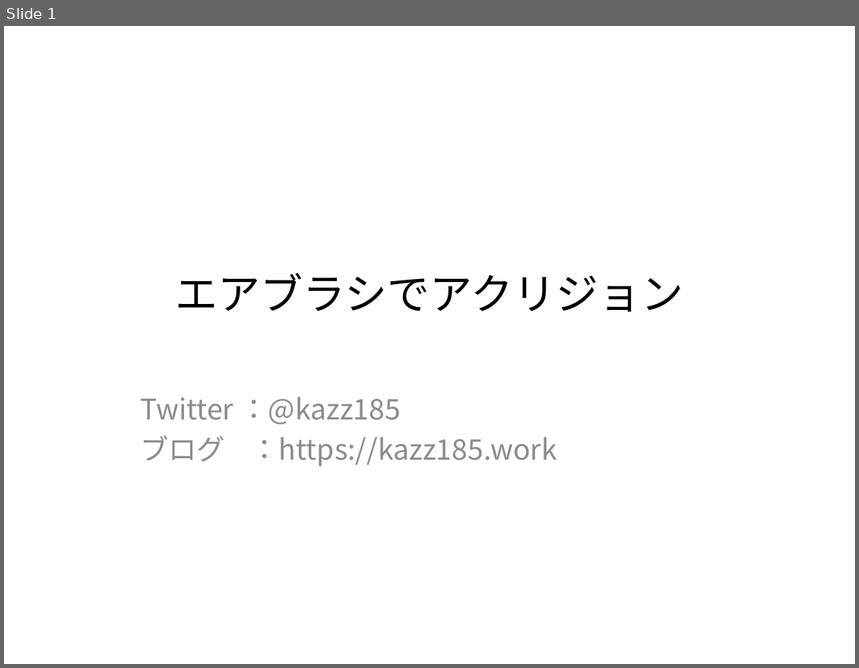
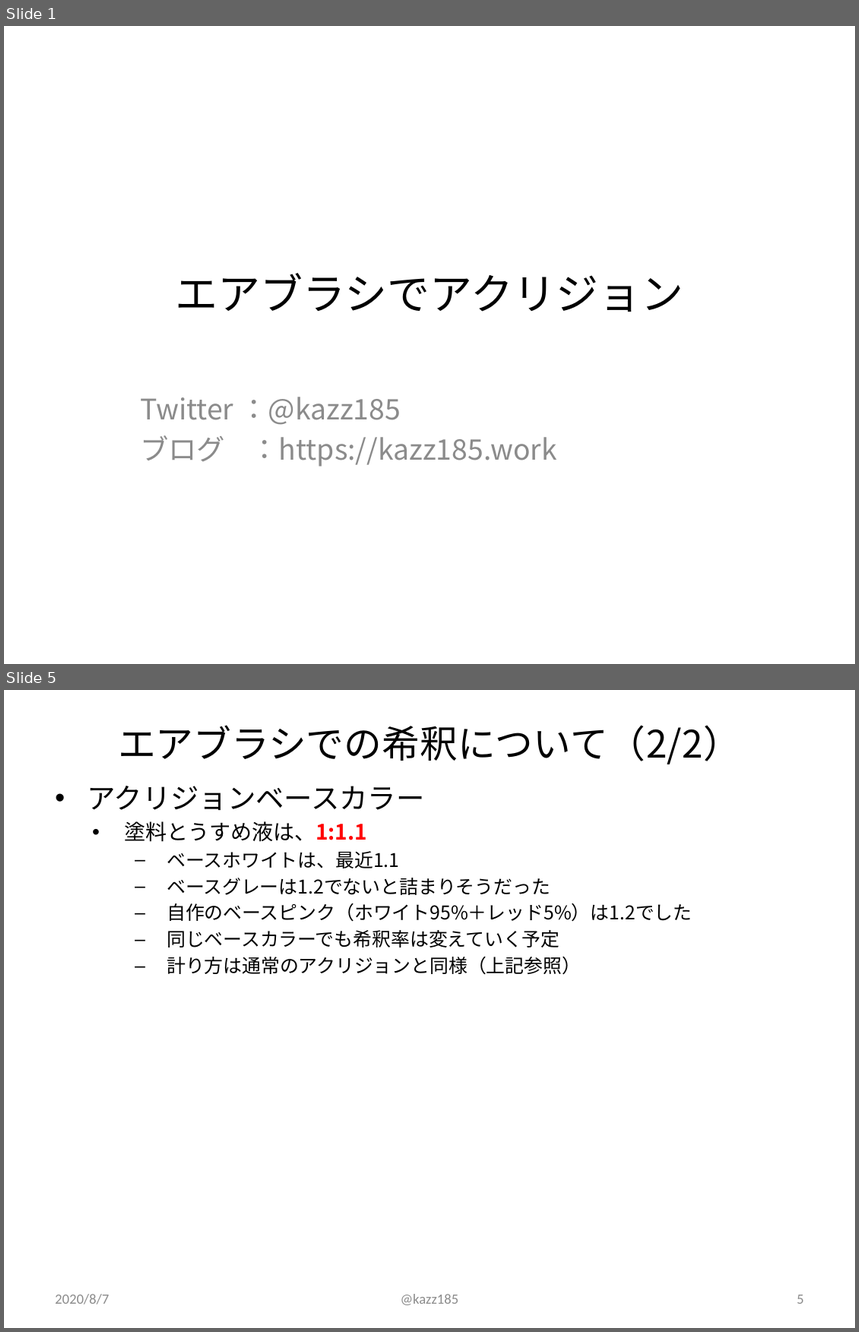
Before and after one commit to kazz185/ACRYSION-note, a slide deck: ACRYSIONwithAirbrush.pptx. Shown one above the other, each under a label of ours: slide 1 before the commit, slides 1 and 5 after it; the slides between them are not shown. The pictures are 859x668 and 859x1332 pixels, drawn with LibreOffice and Linux fonts; fonts in the diff are those of the drawing. Boxes give left, top, right and bottom in pixels: in the first picture for what was removed or moved away, otherwise in the second. Text is boxed around its words. In the diff, an @@ line names an element or a change of style, - is before the commit and + after.

Commit message:
8/7
日本語版バージョンアップ
英語版新規作成

```diff
--- a/ACRYSIONwithAirbrush.pptx
+++ b/ACRYSIONwithAirbrush.pptx
@@ slide 5 added at box(4, 690, 855, 1328), background #FFFFFF @@
@@ title added at box(118, 725, 741, 764), 32 pt, text #000000 @@
+エアブラシでの希釈について（2/2）
@@ text added at box(87, 786, 692, 975), 16 pt, text #000000 @@
+• アクリジョンベースカラー
+    • 塗料とうすめ液は、1:1.1
+      – ベースホワイトは、最近1.1
+      – ベースグレーは1.2でないと詰まりそうだった
+      – 自作のベースピンク（ホワイト95%＋レッド5%）は1.2でした
+      – 同じベースカラーでも希釈率は変えていく予定
+      – 計り方は通常のアクリジョンと同様（上記参照）
@@ text added at box(55, 1294, 109, 1305), 12 pt, text #8C8C8C @@
+2020/8/7
@@ text added at box(401, 1294, 459, 1306), 12 pt, text #8C8C8C @@
+@kazz185
@@ page number added at box(797, 1295, 804, 1304), 12 pt, text #8C8C8C @@
+5
```
Also in this commit, not shown: 4 slides changed, 1 other slide added, 3 other files.
